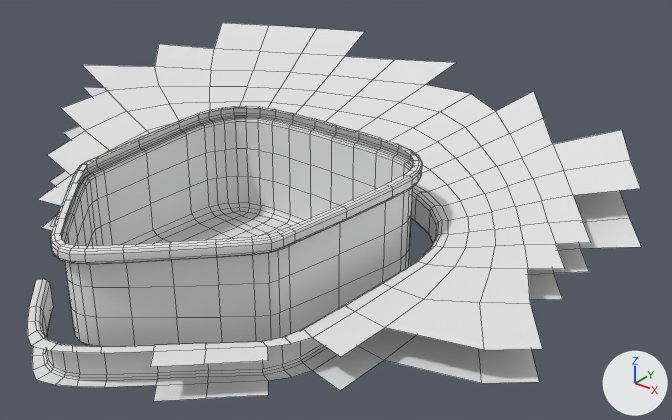
Two versions of the OBJ model PadForge.App/3DModels/DualSense/Edge/DPadDown.obj, one commit apart.
One viewpoint serves both versions: a camera (50 mm lens) standing at (-32.7, -30.7, -9.6) and looking at (-49.1, -10.3, -22.3). Every picture has the same lights, and +X, +Y and +Z are marked at lower right. The older version comes first. Mesh edges are drawn as thin lines. Where no turn or scale is listed for an object, it has been applied to the vertices.

In view in the first picture: 'DPadDown'.
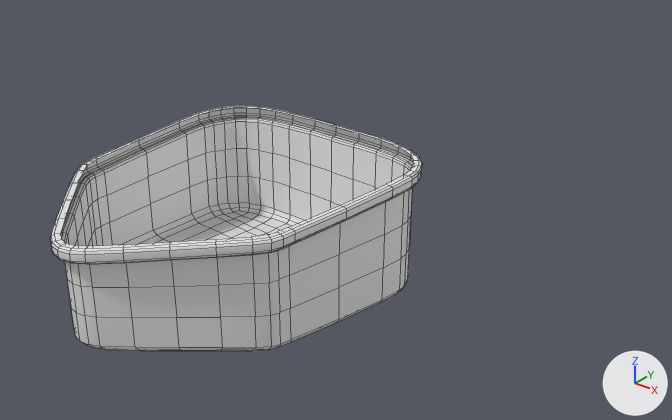
The edits, one by one:
me_dpaddown is used by ob_dpaddown; location (0.0, 0.0, 0.0).
me_dpaddown had 1286 vertices, 1202 faces and spanned x -61.1..-40.4, y -20.9..-1.4, z -23.8..-19.2.
me_dpaddown now has 782 vertices, 760 faces and spans x -53.9..-45.6, y -19.8..-9.4, z -23.8..-19.8.
me_dpaddown part 1: the loose piece of 504 vertices spanning x -61.1..-40.4, y -20.9..-1.4, z -23.2..-19.2 is deleted.

Location of each change, (x1, y1, x2, y2) in pixels of the pictures (672 x 420 px):
'DPadDown', reshaped (39% narrower, 35% shorter)
    before: (27, 23, 641, 401)
    after: (50, 106, 422, 351)
part 1 of me_dpaddown, deleted
    before: (27, 23, 641, 401)
